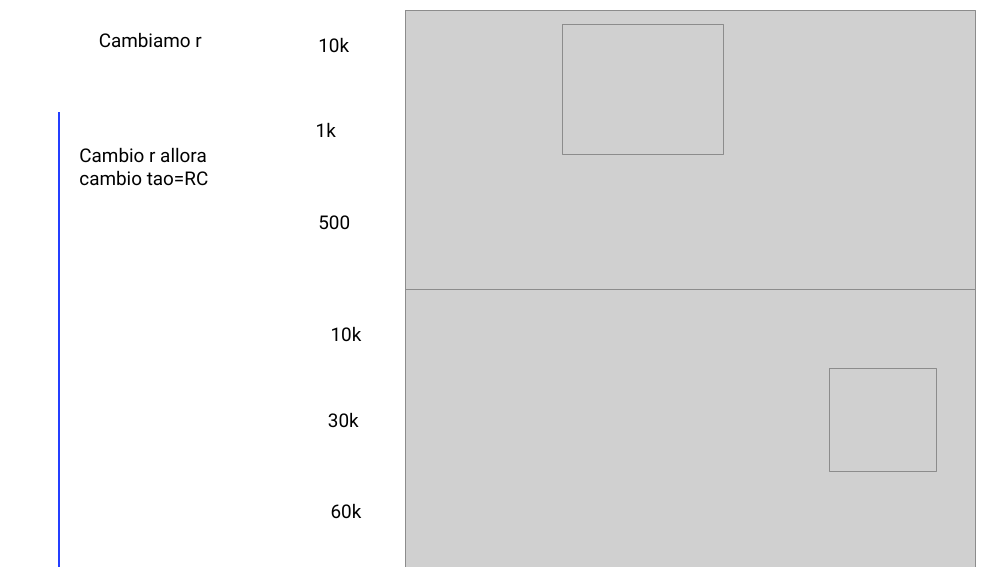
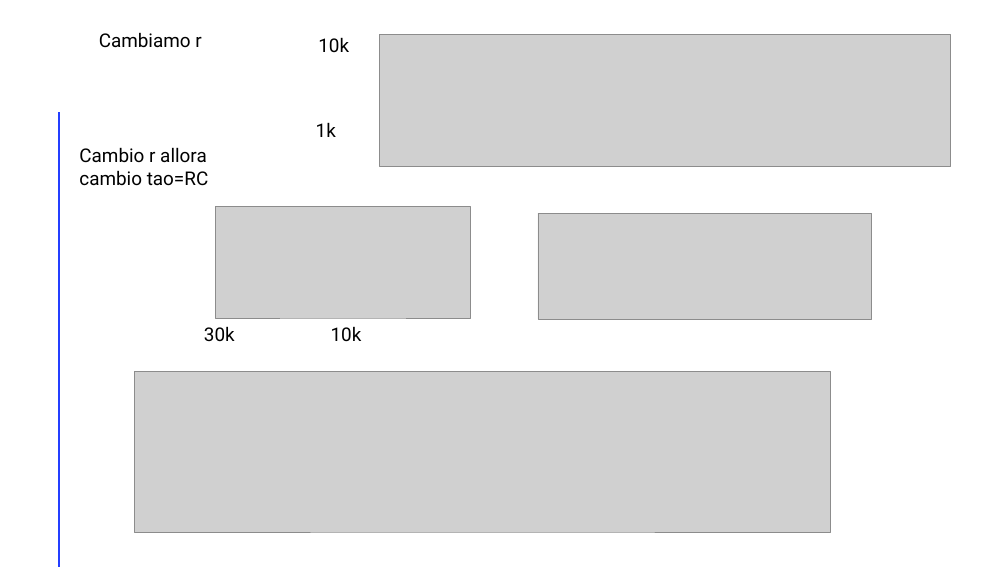
Before and after one commit to RiccardoSC2050/Progetto-sistemi-elettronici, a slide deck: slide 14 of presentazione/presentazione.pptx (slide 12 before the commit). Drawn at 1008x567 pixels with LibreOffice and Linux fonts; fonts in the diff are those of the drawing; grey boxes stand for pictures. Boxes give left, top, right and bottom in pixels: in the first picture for what was removed or moved away, otherwise in the second. Text is boxed around its words. In the diff, an @@ line names an element or a change of style, - is before the commit and + after.

```diff
--- a/presentazione/presentazione.pptx
+++ b/presentazione/presentazione.pptx
@@ picture removed at <box>405,11,975,290</box> @@
@@ picture removed at <box>563,24,724,154</box> @@
@@ picture added at <box>380,35,951,167</box> @@
@@ picture added at <box>216,206,470,318</box> @@
@@ text removed at <box>318,215,350,229</box> @@
-500
@@ picture added at <box>538,213,873,319</box> @@
@@ picture removed at <box>405,290,975,567</box> @@
@@ text "30k": place and size @@
-text "30k" at <box>328,412,359,427</box>
+text "30k" at <box>204,326,235,341</box>
@@ picture added at <box>135,371,831,532</box> @@
@@ picture removed at <box>830,368,937,472</box> @@
@@ text removed at <box>331,503,362,519</box> @@
-60k
```
Also in this commit, not shown: 9 other slides changed, 5 slides added, 2 slides removed, 11 other files.
